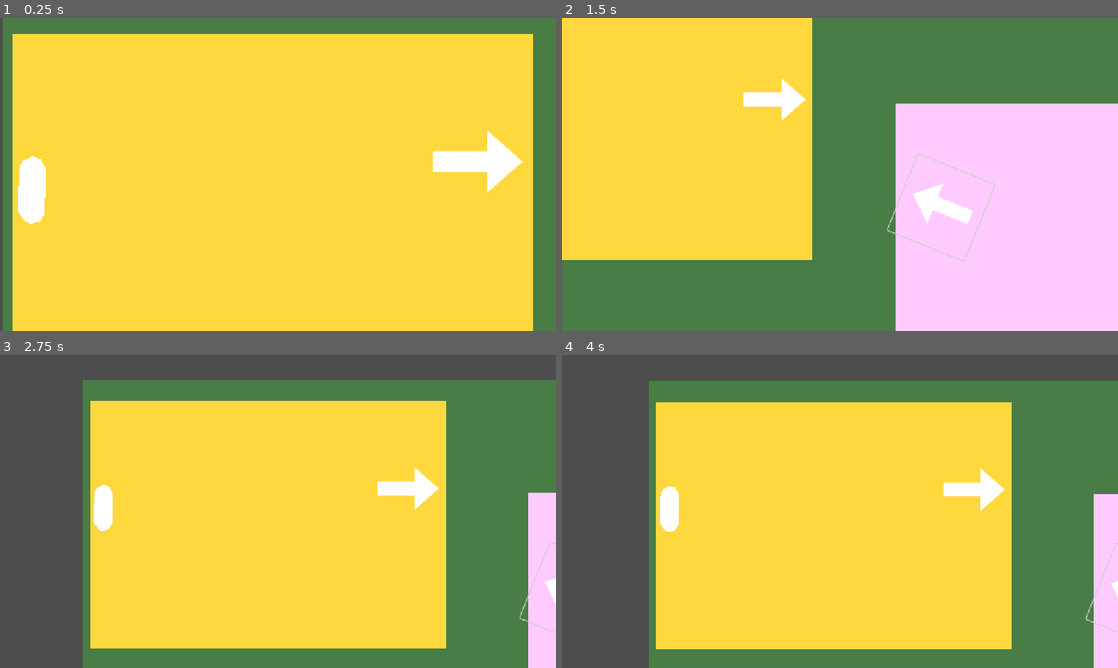
Above: before the commit, frames 1-4 (two rows, left to right).
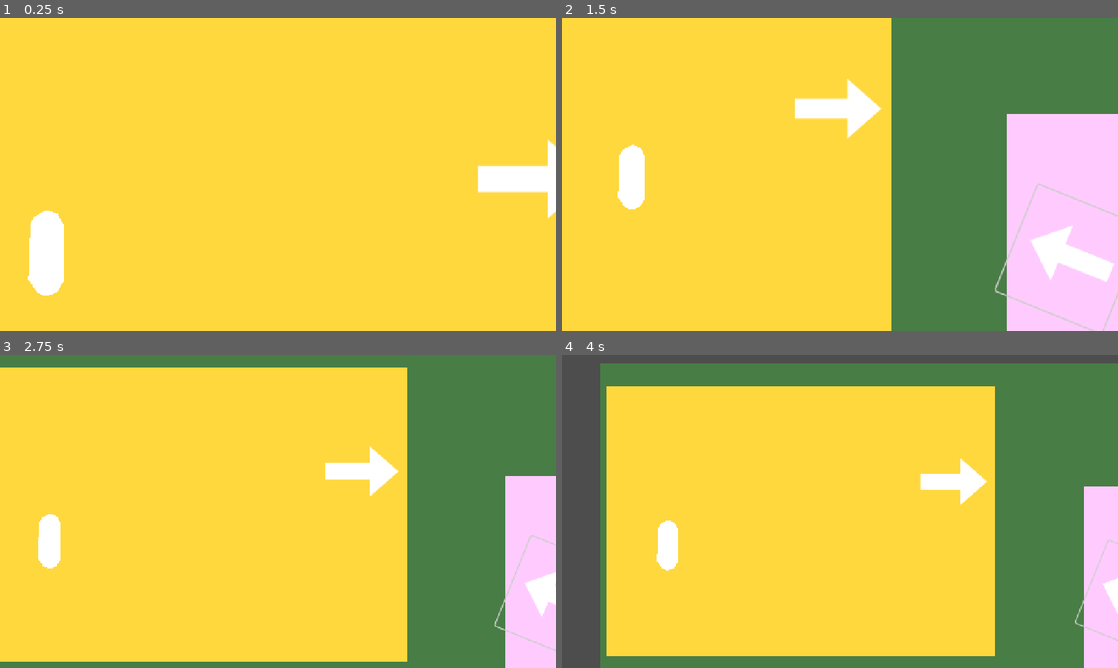
Above: after the commit, the same moments.

Repository: marcovicci/kakapogame
Game: Godot game, scene res://test_scene.tscn
The game is run twice, just before and just after one commit, with the same random seed, the same clock (stepped at 60 frames per second) and the same inputs. This scene is started directly instead of the project's main scene.
Inputs (mouse positions are in pixels of both pictures, inside the frame that each line leads up to; where the layout moved, square brackets give the same spot in the first picture):
- Up to frame 1 (0.25 s): no input
- Up to frame 2 (1.5 s): click (1079, 171) [1001, 152] at 0.5 s; click (1062, 259) [756, 158] at 1.25 s
- Up to frame 3 (2.75 s): move the mouse to (400, 495) at 2.02 s; hold Right (ui_right) from 2.03 s (still down); tap X (target) at 2.1 s
- Up to frame 4 (4 s): move the mouse to (728, 527) at 2.77 s; release Right (ui_right) at 2.78 s; hold Down (ui_down) 2.78-3.53 s; tap X (target) at 2.85, 3.8 s; move the mouse to (895, 442) at 3.52 s; hold Right (ui_right) from 3.53 s (still down); hold Z (whistle) from 3.53 s (still down)

The runs differ from the first frame. In frame 1, 15% of the frame differs, in the area x 0-100%, y 0-100%; in frame 2, 43%; in frame 3, 39%; in frame 4, 24%.

Commit message:
Moose moves with camera now! You can adjust the target for the moose as properties in the Camera_Target object.

Diff:
--- a/Prefabs/camera_target.tscn
+++ b/Prefabs/camera_target.tscn
@@ -5,3 +5,5 @@
 [node name="Camera_Target" type="Node2D"]
 script = ExtResource("1_05cio")
 Zoom_Level = 0.5
+
+[node name="Player_Target" type="Node2D" parent="."]
--- a/Scripts/Camera_Tweening.gd
+++ b/Scripts/Camera_Tweening.gd
@@ -5,10 +5,10 @@
 # "Exported" variables are the ones you can edit in the Inspector
 # without touching the code!
 @export var Camera_Target : Vector2
-@export var Lerp_Speed : float = 0.05
+@export var Lerp_Speed : float = 0.01
 @export var Zoom_Level : Vector2 = Vector2(0.5,0.5)
 
-# the "Process" function runs repeatedly, each 'tick' of the game
+# the "Process" function runs repeatedl		print(self.position.distance_to(Player_Target))y, each 'tick' of the game
 func _process(delta):
 	if (self.position != Camera_Target):
 		self.position = self.position.lerp(Camera_Target, Lerp_Speed)
--- a/Scripts/camera_target.gd
+++ b/Scripts/camera_target.gd
@@ -6,6 +6,8 @@
 # without touching the code!
 @export var Zoom_Level : float = 0.05
 @export var Camera : Camera2D
+@export var Player : CharacterBody2D
+@export var Player_Target_Position : Vector2
 var Zoom_Level_Vector : Vector2
 
 # "Ready" functions run as the scene loads
@@ -16,3 +18,4 @@
 # and the set zoom level
 func activate():
 	Camera.update_target(self,Zoom_Level_Vector)
+	Player.update_target(Player_Target_Position)
--- a/Scripts/character_body_2d.gd
+++ b/Scripts/character_body_2d.gd
@@ -1,10 +1,15 @@
 # "Extends" means it has all the capabilities of an existing class of object.
 extends CharacterBody2D
 
-@export var speed = 200
+@export var speed = 1000
+@export var Player_Target : Vector2
+@export var Min_Distance = 10.0
 
 # default value higher than our current number of kakapo
 var target = 666;
+
+func _ready():
+	Player_Target = self.position
 
 func get_input():
 	velocity = Vector2()
@@ -21,8 +26,14 @@
 	velocity = velocity.normalized() * speed
 
 func _physics_process(delta):
-	get_input()
+	if (self.position.distance_to(Player_Target) > Min_Distance):
+		velocity = position.direction_to(Player_Target) * speed
+	else:
+		velocity = Vector2(0,0)
 	move_and_slide()
+
+func update_target(node):
+	Player_Target = node
 
 func target_kakapo():
 	var kakapo_list = get_tree().get_nodes_in_group('kakapo')
--- a/test_scene.tscn
+++ b/test_scene.tscn
@@ -19,16 +19,20 @@
 texture = ExtResource("1_sasra")
 script = ExtResource("2_coq8p")
 
-[node name="Moose2" parent="." instance=ExtResource("4_8pr8v")]
-script = null
+[node name="Moose" parent="." instance=ExtResource("4_8pr8v")]
+position = Vector2(192, 94)
 
-[node name="Camera_Target" parent="." node_paths=PackedStringArray("Camera") instance=ExtResource("5_buypi")]
+[node name="Camera_Target" parent="." node_paths=PackedStringArray("Camera", "Player") instance=ExtResource("5_buypi")]
 position = Vector2(784, 13)
 Camera = NodePath("../Camera2D")
+Player = NodePath("../Moose")
+Player_Target_Position = Vector2(197, 180)
 
-[node name="Camera_Target2" parent="." node_paths=PackedStringArray("Camera") instance=ExtResource("5_buypi")]
+[node name="Camera_Target2" parent="." node_paths=PackedStringArray("Camera", "Player") instance=ExtResource("5_buypi")]
 position = Vector2(2766, 537)
 Camera = NodePath("../Camera2D")
+Player = NodePath("../Moose")
+Player_Target_Position = Vector2(3265, 190)
 
 [node name="island" type="Node2D" parent="."]
 position = Vector2(-83, -580)
Not shown, changed: README.md
